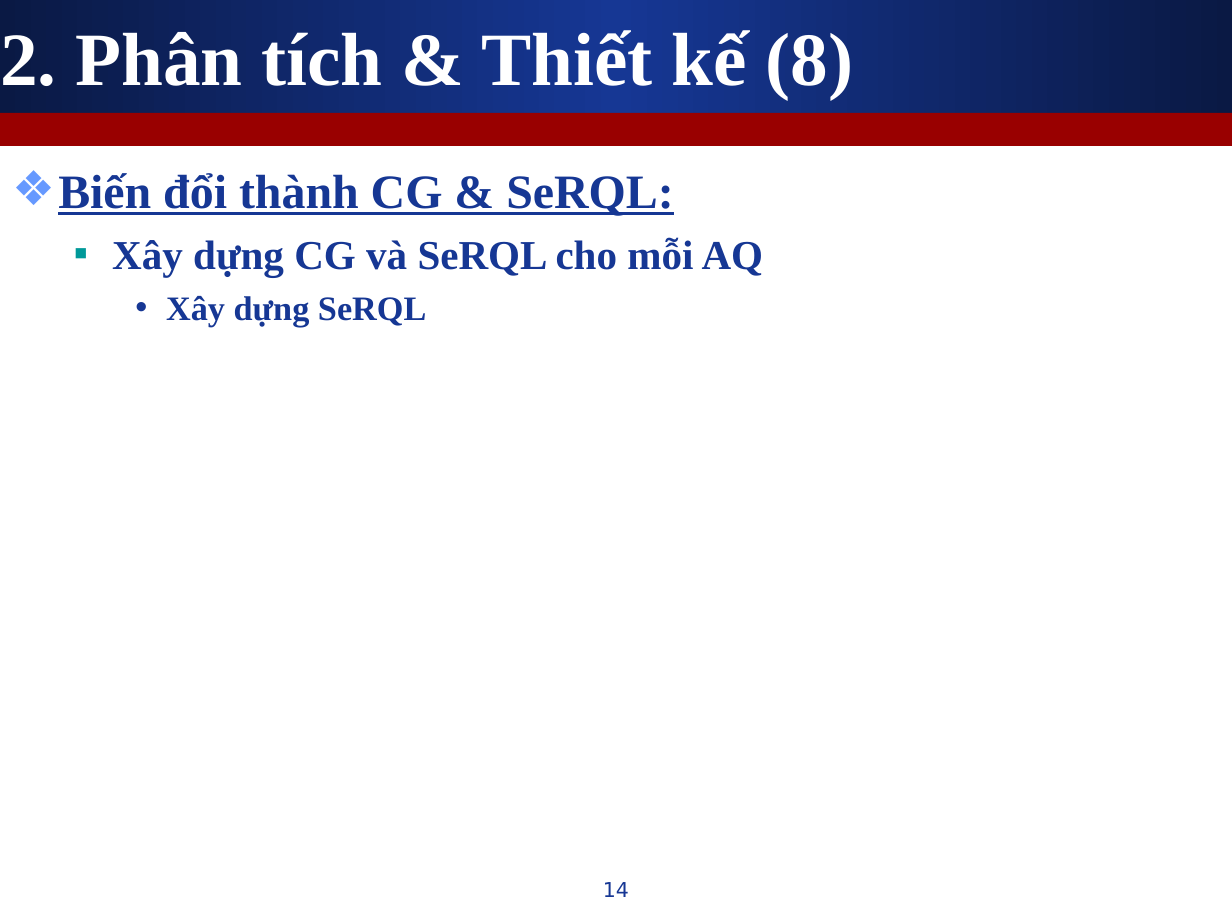
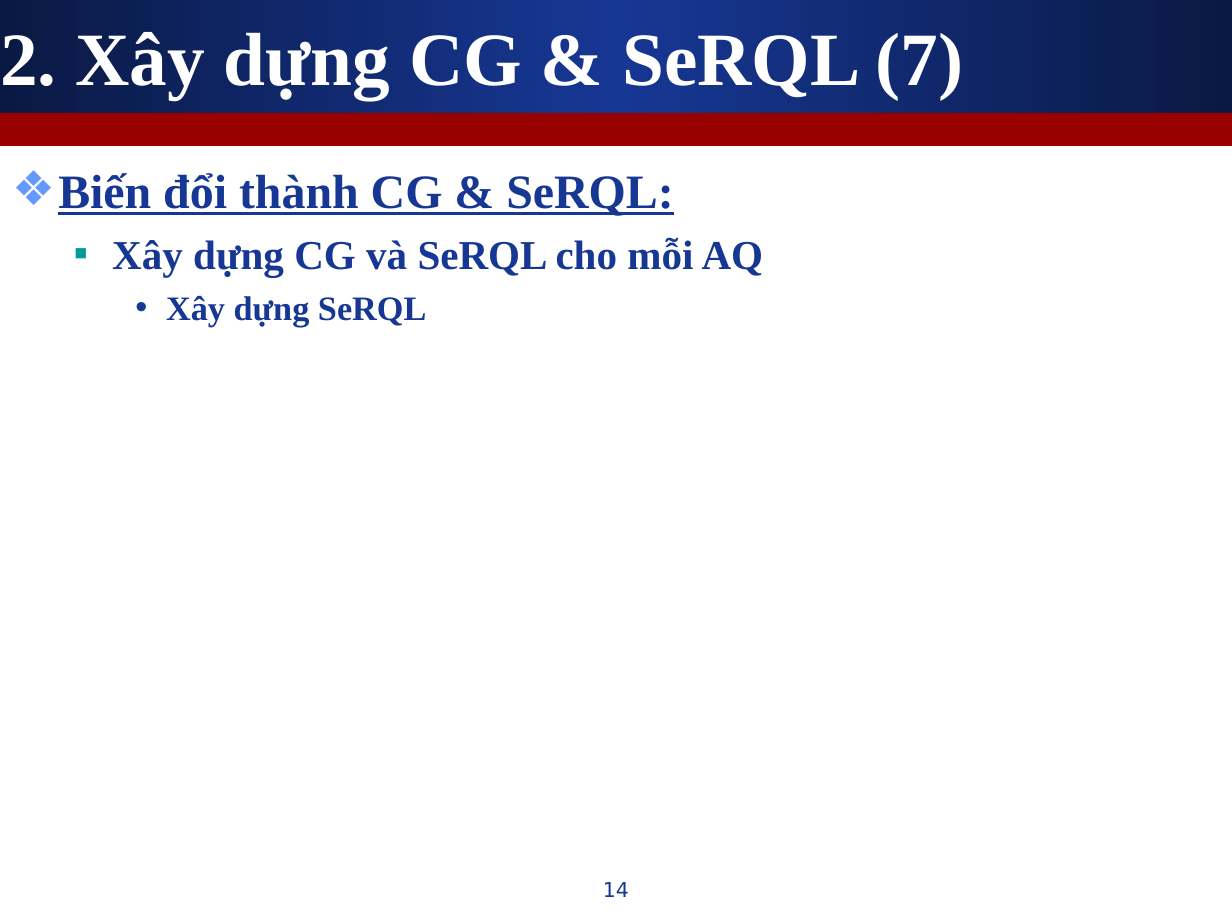
Before and after one commit to leaderwing/kt-kimres, a slide deck: slide 14 of note/[K][Thesis] Presentation.ppt. Drawn at 1232x924 pixels with LibreOffice and Linux fonts; fonts in the diff are those of the drawing. Boxes give left, top, right and bottom in pixels: in the first picture for what was removed or moved away, otherwise in the second. Text is boxed around its words. In the diff, an @@ line names an element or a change of style, - is before the commit and + after.

```diff
--- a/note/[K][Thesis] Presentation.ppt
+++ b/note/[K][Thesis] Presentation.ppt
@@ title at [0, 32, 963, 99]: text changed @@
-2. Phân tích & Thiết kế (8)
+2. Xây dựng CG & SeRQL (7)
```
Also in this commit, not shown: 13 other slides changed, 2 slides added, 2 slides removed.
